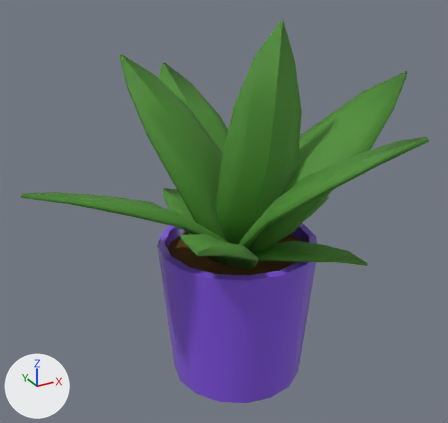
One commit to the Blender file Assets/Models/Props/plant.blend: the scene before it, then after it.
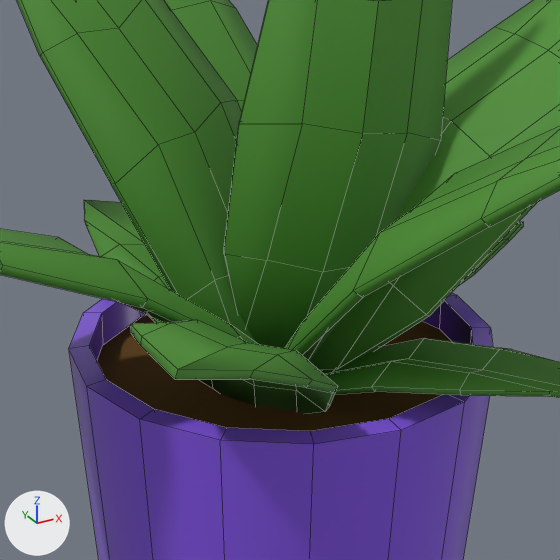
Each version is shown whole from a 50 mm lens placed at (-0.366, -0.629, 0.552), pointed at (-0.016, 0.008, 0.233), then close up on the part from 29% to 76% of the width and 27% to 77% of the height. The axes (+X, +Y, +Z) are drawn at lower left. The lights are the same throughout. The close-ups show mesh edges as thin lines.

Names of what the first close-up shows: 'Plant', 'Pot'.
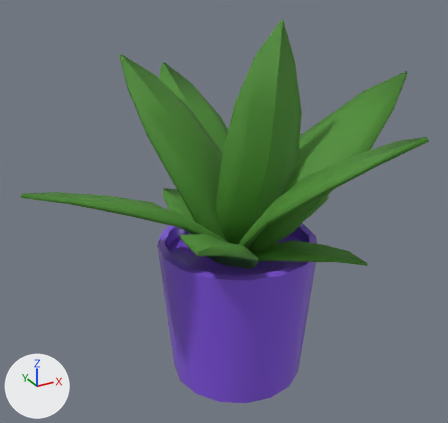
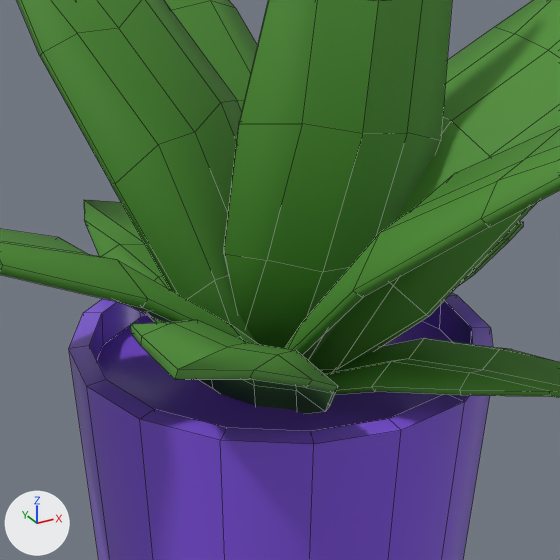
Pixel boxes [x1, y1, x2, y2] of what changed, in the close-ups (560 x 560 px):
```json
{"part": 1, "of": "me_cylinder_001", "change": "recoloured", "before": [97, 315, 452, 431], "after": [97, 315, 452, 431]}
```

The change, as JSON lines over the scene's bpy script:
```json
{"block": "me_cylinder_001", "where": "me_cylinder_001.from_pydata(...)  # 64 vertices, 50 faces; spans x -10.5..10.5, y 0.0..19.3, z -10.5..10.5"}
{"block": "me_cylinder_001", "where": "# used by ob_pot; location = (0.0, 0.0, 0.0); rotation_euler = (1.571, 0.0, 0.0), in degrees (90, 0, 0); scale = (0.01, 0.01, 0.01)"}
{"block": "me_cylinder_001", "change": "me_cylinder_001 part 1: all 1 face that had it switch from mat_dirt (brown #694711) to mat_pot (purple #8658e7)"}
```
